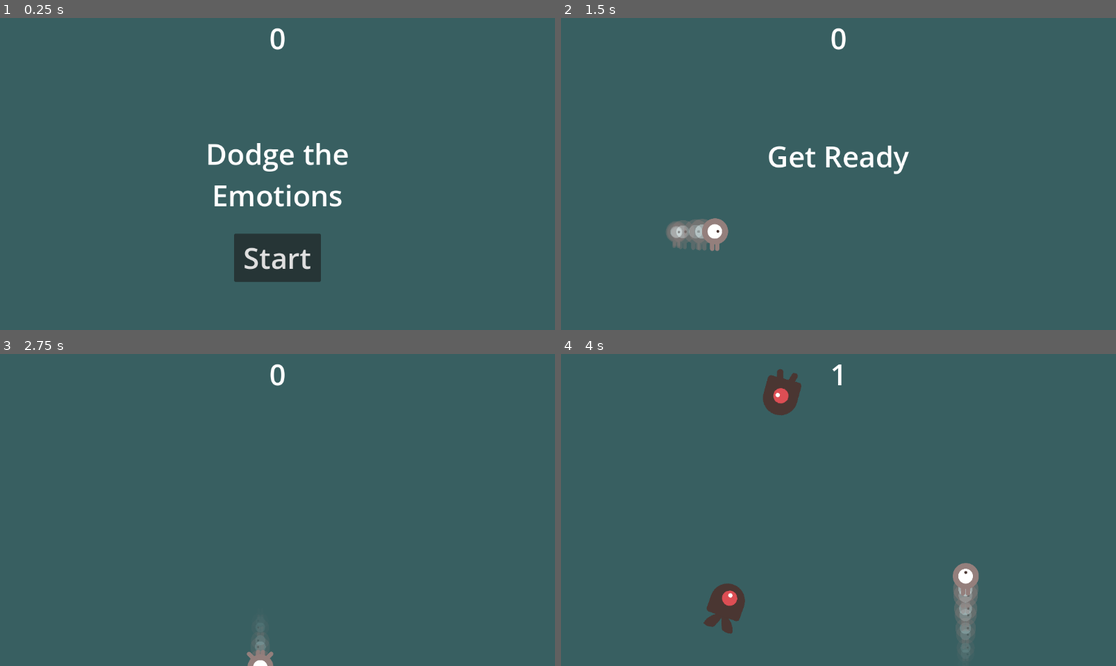
Above: before the commit, frames 1-4 (two rows, left to right).
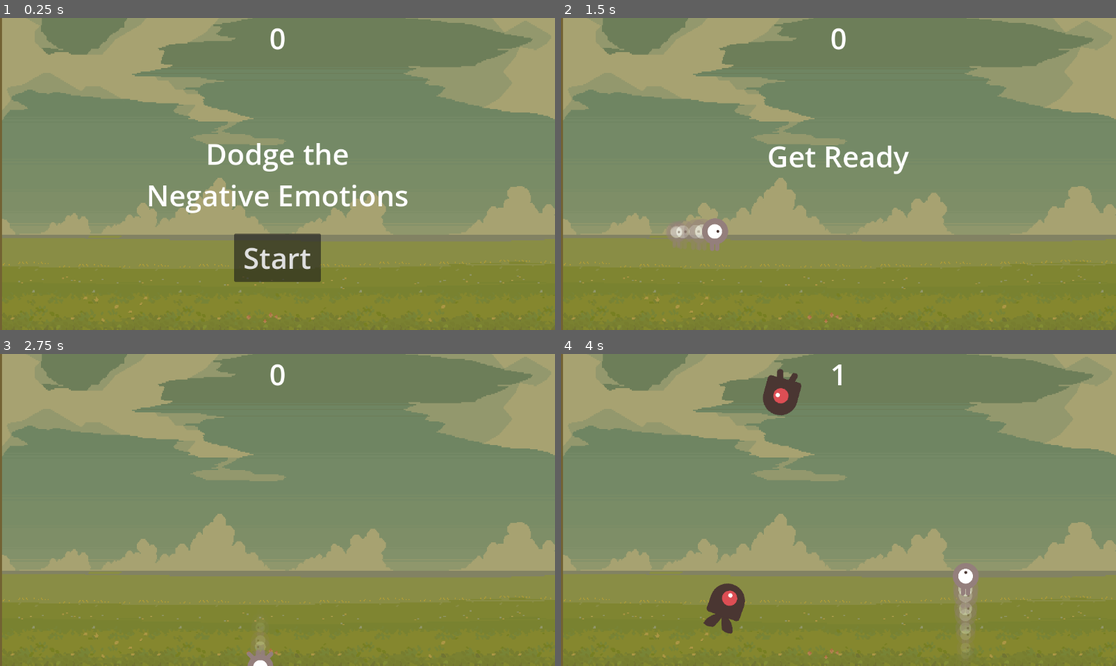
Above: after the commit, the same moments.

Repository: Mastermind-sap/nits-hacks
Game: Godot game, scene res://minigames/dodge_the_emotions/game1.tscn
Two runs of this game, one before a commit and one after it. Both use one fixed random seed, a clock stepped at 60 frames per second and the inputs below. This scene is started directly instead of the project's main scene.
Inputs:
- Up to frame 1 (0.25 s): no input
- Up to frame 2 (1.5 s): click "Start" at 0.5 s; tap Enter at 1.25 s; hold Right (right) from 1.28 s (still down)
- Up to frame 3 (2.75 s): release Right (right) at 2.03 s; hold Down (down) from 2.03 s (still down)
- Up to frame 4 (4 s): release Down (down) at 2.78 s; hold Right (right) 2.78-3.53 s; hold Up (up) from 3.53 s (still down)

The runs differ from the first frame. In frame 1, 99% of the frame differs, in the area x 0-100%, y 0-100%; in frame 2, 99%; in frame 3, 100%; in frame 4, 98%.

Commit message:
UPD: game1

Diff:
--- a/minigames/dodge_the_emotions/HUD.gd
+++ b/minigames/dodge_the_emotions/HUD.gd
@@ -11,7 +11,7 @@
 func show_game_over():
 	show_message("Game Over")
 	await $MessageTimer.timeout
-	$MessageLabel.text = "Dodge the\nEmotions"
+	$MessageLabel.text = "Dodge the\nNegative Emotions"
 	$MessageLabel.show()
 	await get_tree().create_timer(1).timeout
 	$StartButton.show()
--- a/minigames/dodge_the_emotions/HUD.tscn
+++ b/minigames/dodge_the_emotions/HUD.tscn
@@ -31,7 +31,7 @@
 grow_vertical = 2
 theme_override_font_sizes/font_size = 60
 text = "Dodge the
-Emotions"
+Negative Emotions"
 horizontal_alignment = 1
 
 [node name="StartButton" type="Button" parent="."]
--- a/minigames/dodge_the_emotions/game1.tscn
+++ b/minigames/dodge_the_emotions/game1.tscn
@@ -1,7 +1,8 @@
-[gd_scene load_steps=8 format=3 uid="uid://cyfwty2q3rdse"]
+[gd_scene load_steps=9 format=3 uid="uid://cyfwty2q3rdse"]
 
 [ext_resource type="Script" path="res://minigames/dodge_the_emotions/game1.gd" id="1_buwof"]
 [ext_resource type="PackedScene" uid="uid://rkdnhqgf2hpj" path="res://minigames/dodge_the_emotions/Mob.tscn" id="2_3y8qa"]
+[ext_resource type="Texture2D" uid="uid://cbc0yq3y62got" path="res://minigames/dodge_the_emotions/art/bg.png" id="3_hujw6"]
 [ext_resource type="PackedScene" uid="uid://4vwrqjegqwpj" path="res://minigames/dodge_the_emotions/Player.tscn" id="3_xjs40"]
 [ext_resource type="PackedScene" uid="uid://ccqoreueuxdb7" path="res://minigames/dodge_the_emotions/HUD.tscn" id="4_ya2e1"]
 [ext_resource type="AudioStream" uid="uid://q2pf4fr8d0ks" path="res://minigames/dodge_the_emotions/art/House In a Forest Loop.ogg" id="5_7f0cm"]
@@ -17,14 +18,23 @@
 script = ExtResource("1_buwof")
 mob_scene = ExtResource("2_3y8qa")
 
-[node name="ColorRect" type="ColorRect" parent="."]
+[node name="background" type="Sprite2D" parent="."]
+texture_filter = 1
+position = Vector2(584, 363)
+scale = Vector2(0.503472, 0.587963)
+texture = ExtResource("3_hujw6")
+
+[node name="ColorRect" type="ColorRect" parent="background"]
 anchors_preset = 15
 anchor_right = 1.0
 anchor_bottom = 1.0
-offset_right = 6.0
+offset_left = -1159.94
+offset_top = -617.386
+offset_right = -1153.94
+offset_bottom = -617.386
 grow_horizontal = 2
 grow_vertical = 2
-color = Color(0.219608, 0.372549, 0.380392, 1)
+color = Color(0.537255, 0.435294, 0.141176, 0.627451)
 
 [node name="Player" parent="." instance=ExtResource("3_xjs40")]
 
Binary file added: minigames/dodge_the_emotions/art/bg.png
Not shown, added: minigames/dodge_the_emotions/art/bg.png.import
Not shown, changed: .DS_Store
Not shown, changed: minigames/.DS_Store
Not shown, changed: minigames/dodge_the_emotions/.DS_Store
